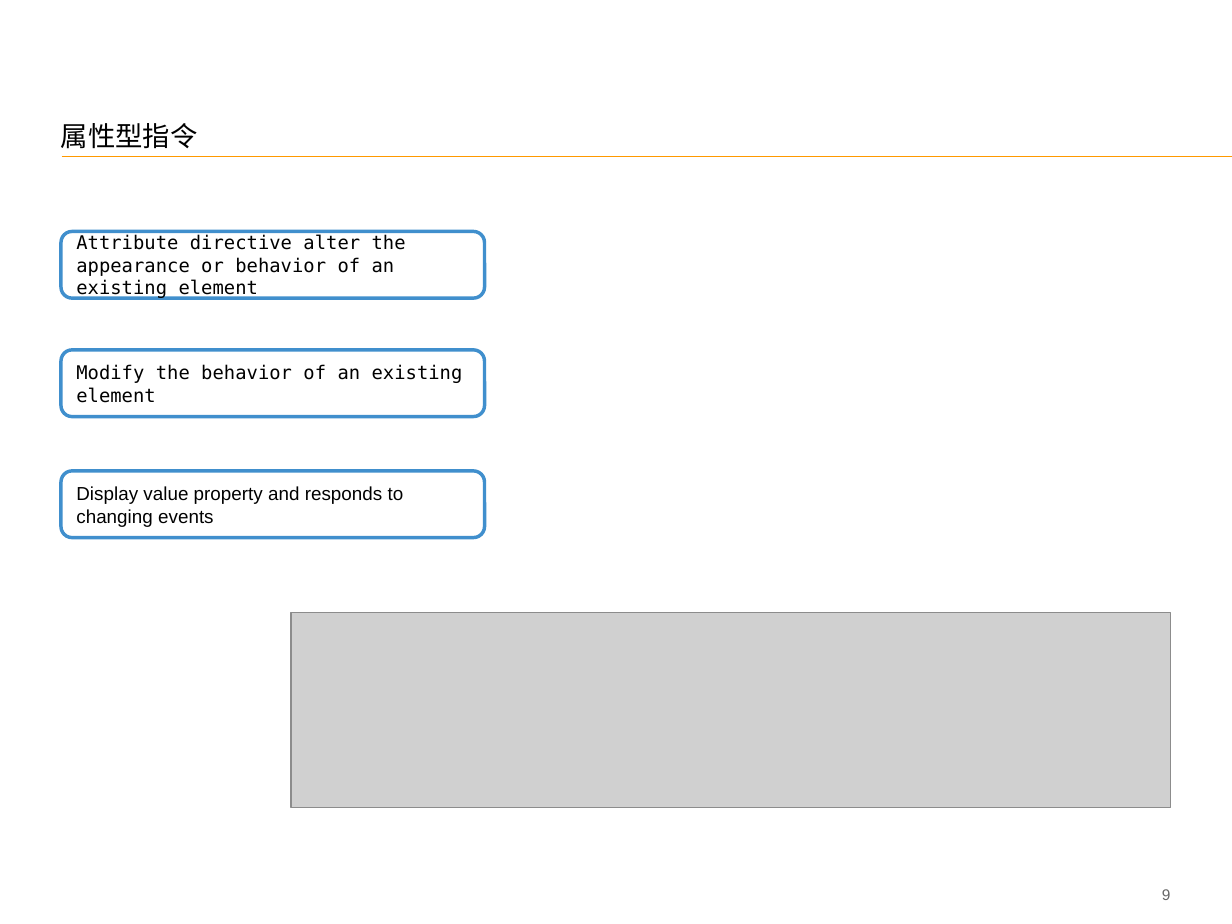
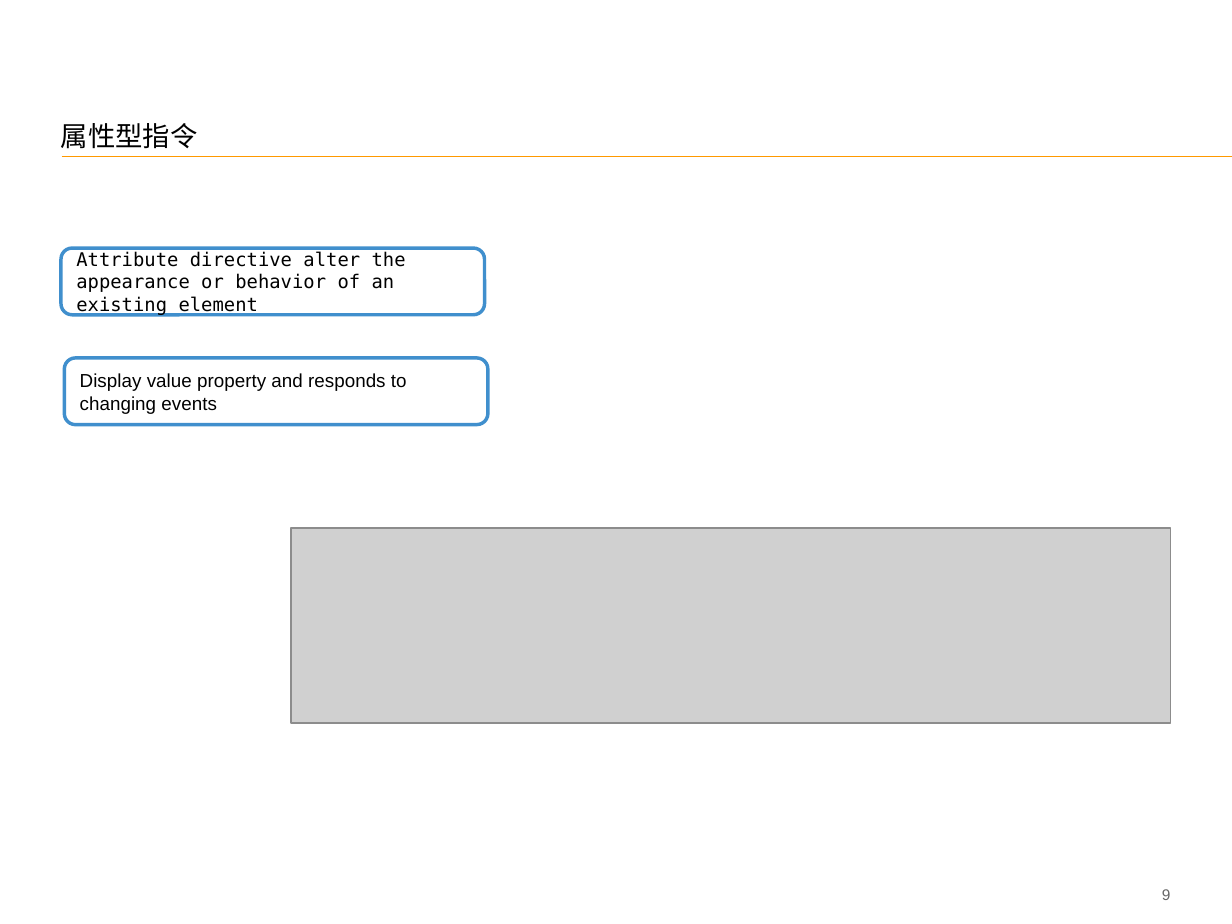
Before and after one commit to FS-Angular-Interest-Group/AngularTraining, a slide deck: slide 10 of PPT/06-Accenture-FS-Angular-Directive.pptx. Drawn at 1232x924 pixels with LibreOffice and Linux fonts; fonts in the diff are those of the drawing; grey boxes stand for pictures. Boxes give left, top, right and bottom in pixels: in the first picture for what was removed or moved away, otherwise in the second. Text is boxed around its words. In the diff, an @@ line names an element or a change of style, - is before the commit and + after.

```diff
--- a/PPT/06-Accenture-FS-Angular-Directive.pptx
+++ b/PPT/06-Accenture-FS-Angular-Directive.pptx
@@ rounded rectangle "Attribute directive alter the appearance ...": place and size @@
-rounded rectangle "Attribute directive alter the appearance ..." at bbox=[60, 232, 484, 298]
+rounded rectangle "Attribute directive alter the appearance ..." at bbox=[60, 248, 484, 314]
@@ rounded rectangle removed at bbox=[60, 350, 484, 416] @@
-Modify the behavior of an existing element
@@ rounded rectangle "Display value property and responds ...": place and size @@
-rounded rectangle "Display value property and responds ..." at bbox=[60, 471, 484, 537]
+rounded rectangle "Display value property and responds ..." at bbox=[64, 359, 488, 425]
@@ picture: place and size @@
-picture at bbox=[291, 612, 1170, 807]
+picture at bbox=[291, 529, 1170, 723]
```
Also in this commit, not shown: 3 other slides changed, 13 other files.
